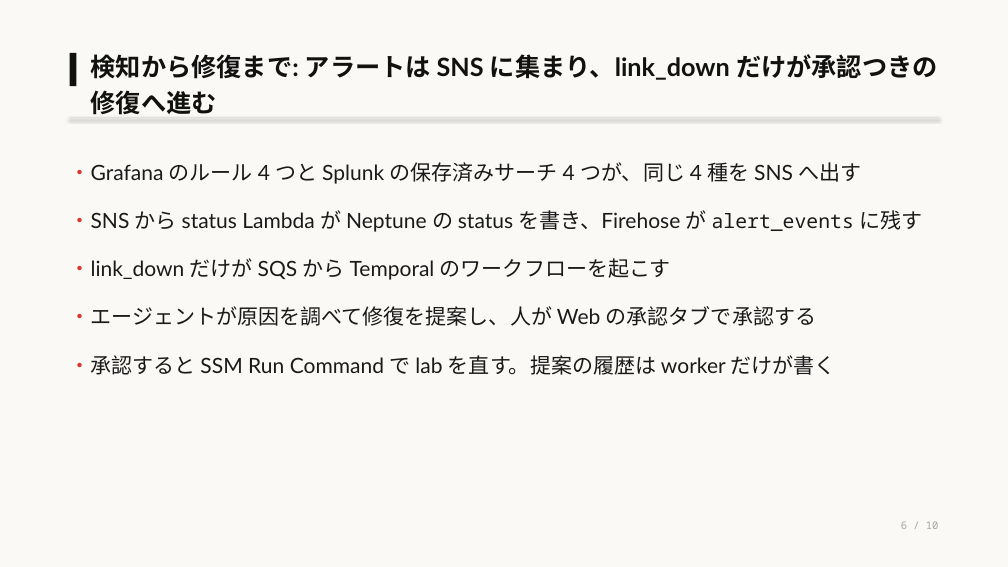
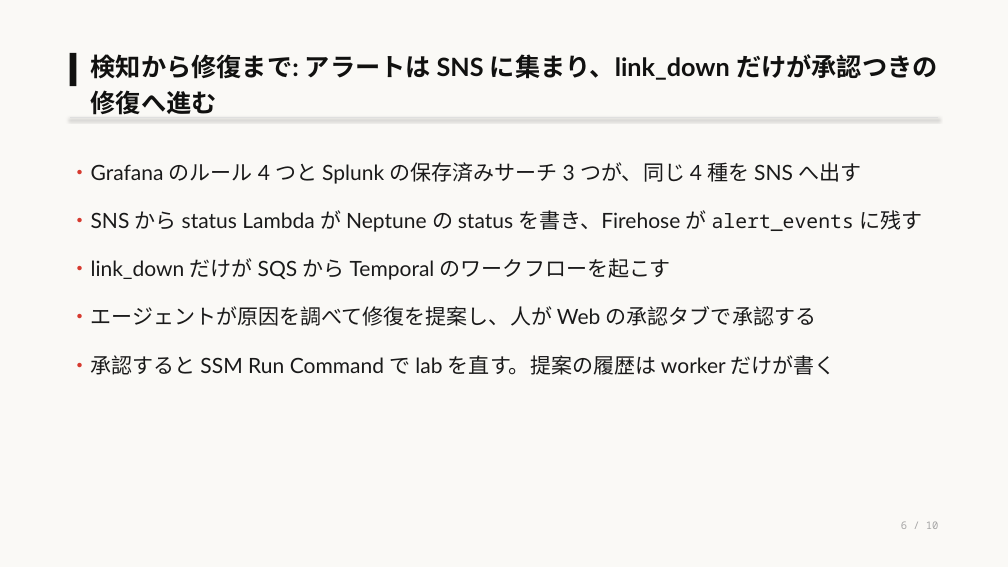
Before and after one commit to eddie-eights/nwc-poc, a slide deck: slide 6 of docs/architecture-managed.pptx. Drawn at 1008x567 pixels with LibreOffice and Linux fonts; fonts in the diff are those of the drawing. Boxes give left, top, right and bottom in pixels: in the first picture for what was removed or moved away, otherwise in the second. Text is boxed around its words. In the diff, an @@ line names an element or a change of style, - is before the commit and + after.

```diff
--- a/docs/architecture-managed.pptx
+++ b/docs/architecture-managed.pptx
@@ text at <box>70,162,861,184</box>: text changed @@
-・Grafana のルール 4 つと Splunk の保存済みサーチ 4 つが、同じ 4 種を SNS へ出す
+・Grafana のルール 4 つと Splunk の保存済みサーチ 3 つが、同じ 4 種を SNS へ出す
```
Also in this commit, not shown: 2 other slides changed, 12 other files.
